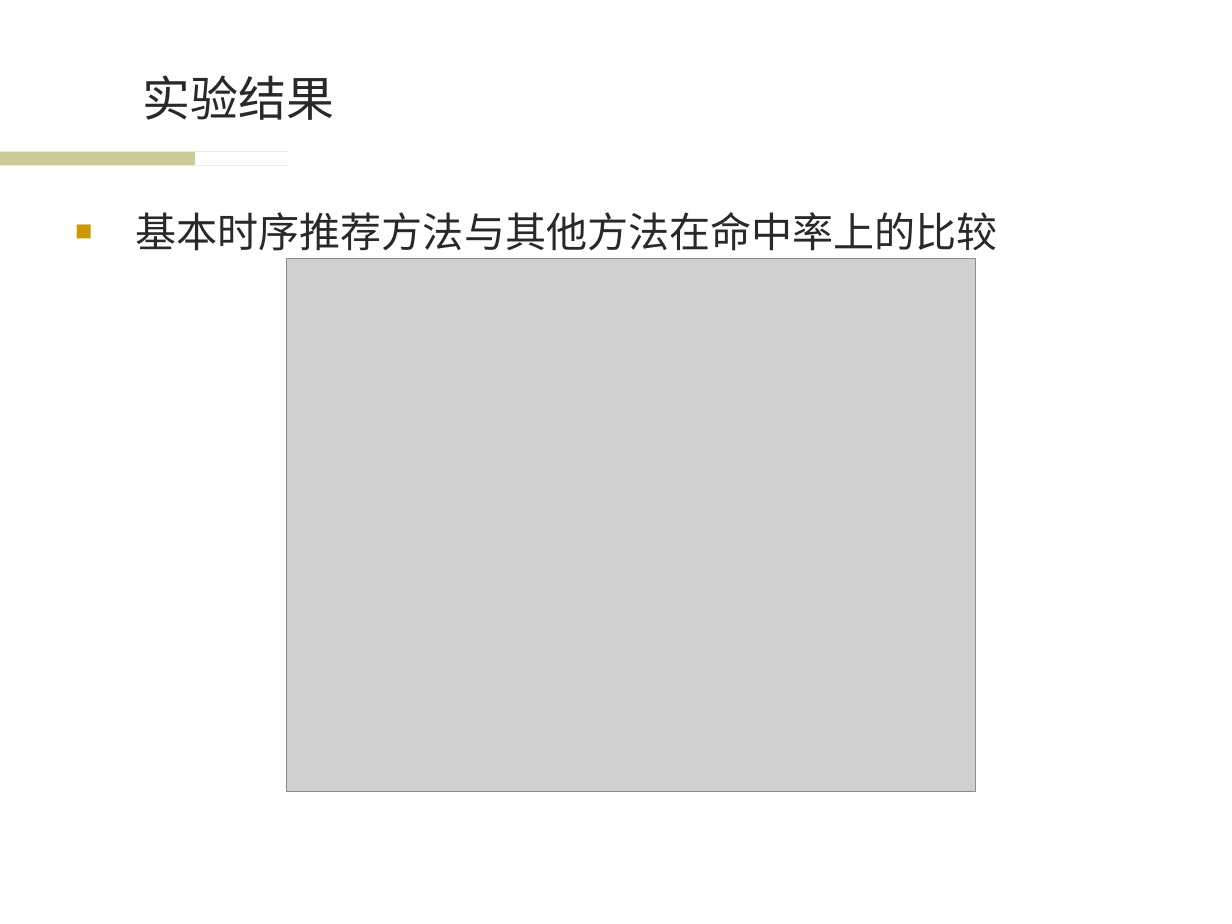
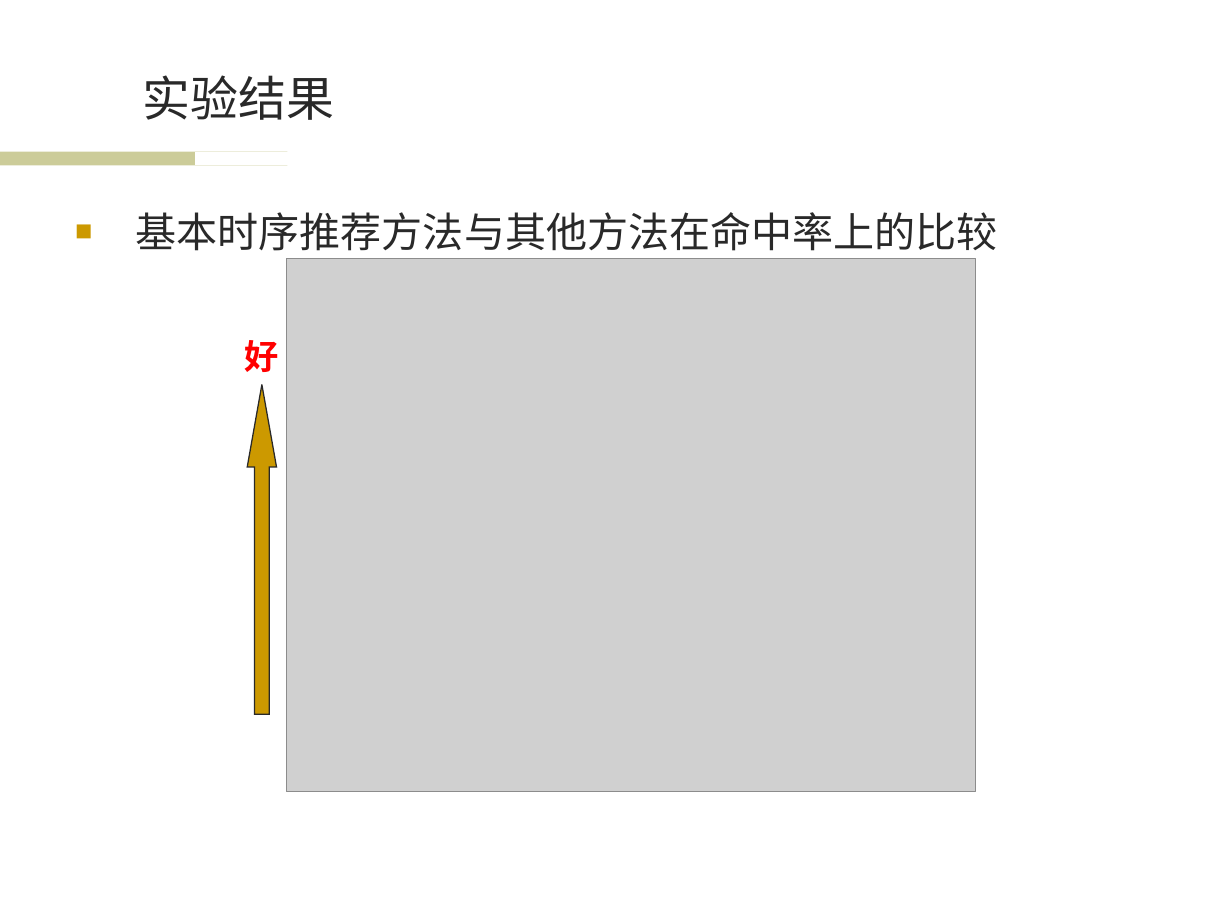
Before and after one commit to wwssttt/NJUThesis, a slide deck: slide 13 of ppt/一种基于时间序列分析的个性化音乐推荐系统及其实现.ppt. Drawn at 1232x924 pixels with LibreOffice and Linux fonts; fonts in the diff are those of the drawing; grey boxes stand for pictures; background and template pictures are left out. Boxes give left, top, right and bottom in pixels: in the first picture for what was removed or moved away, otherwise in the second. Text is boxed around its words. In the diff, an @@ line names an element or a change of style, - is before the commit and + after.

```diff
--- a/ppt/一种基于时间序列分析的个性化音乐推荐系统及其实现.ppt
+++ b/ppt/一种基于时间序列分析的个性化音乐推荐系统及其实现.ppt
@@ text added at box(245, 340, 279, 372), 20 pt, text #FF0000, bold @@
+好
@@ up arrow added at box(248, 384, 277, 715), fill #CC9900, outline #292929 0.74 pt @@
```
Also in this commit, not shown: 13 other slides changed.
